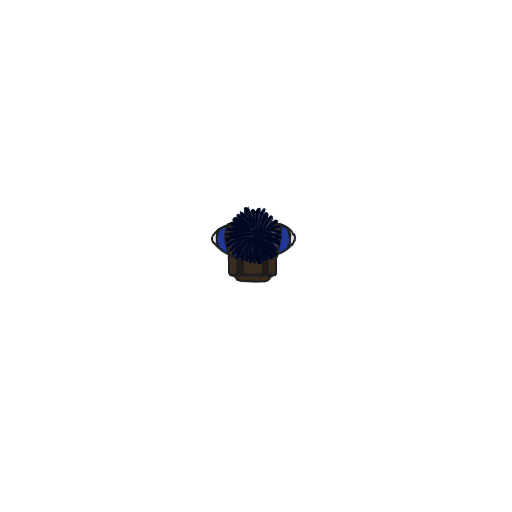
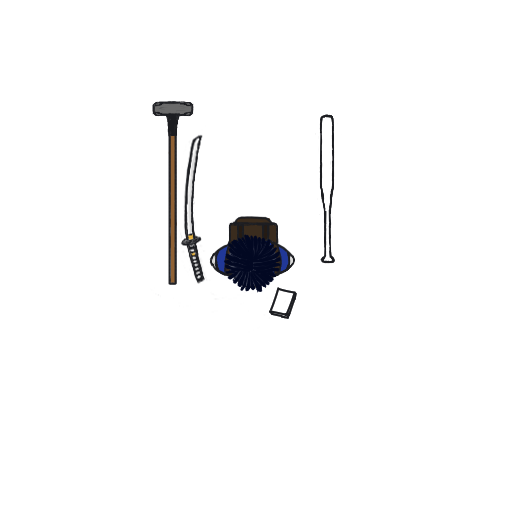
Comparing the layer stacks of the two 512x512 images. Changes:
showed group "Sledgehammer" (2 layers) over [152, 100, 248, 307]
showed group "Katana" (2 layers) over [152, 100, 338, 319]
painted on "KatanaLines" over [152, 100, 338, 319]
added layer "Paint Layer 1" above "Bat" over [256, 256, 297, 319]
added layer "Bat" above "Player" over [256, 113, 338, 319]
painted on "PlayerHair" over [155, 168, 297, 319]
painted on "PlayerHairUnder" over [155, 168, 297, 319]
painted on "PlayerLines" over [155, 168, 297, 319]
painted on "PlayerColor" over [155, 168, 297, 319]
